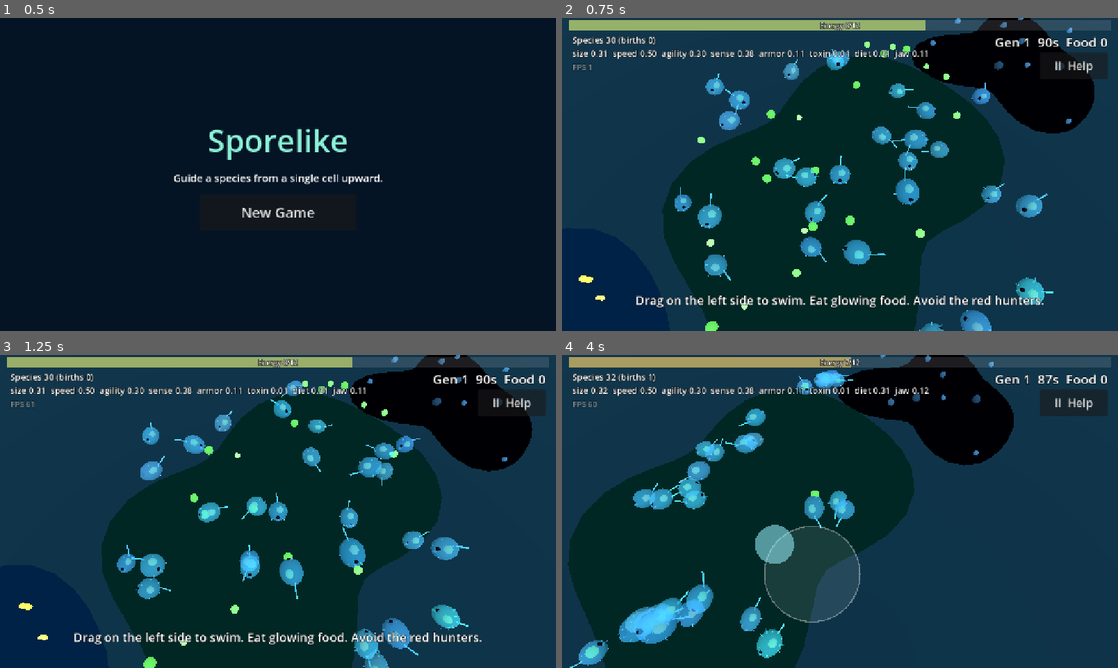
Above: before the commit, frames 1-4 (two rows, left to right).
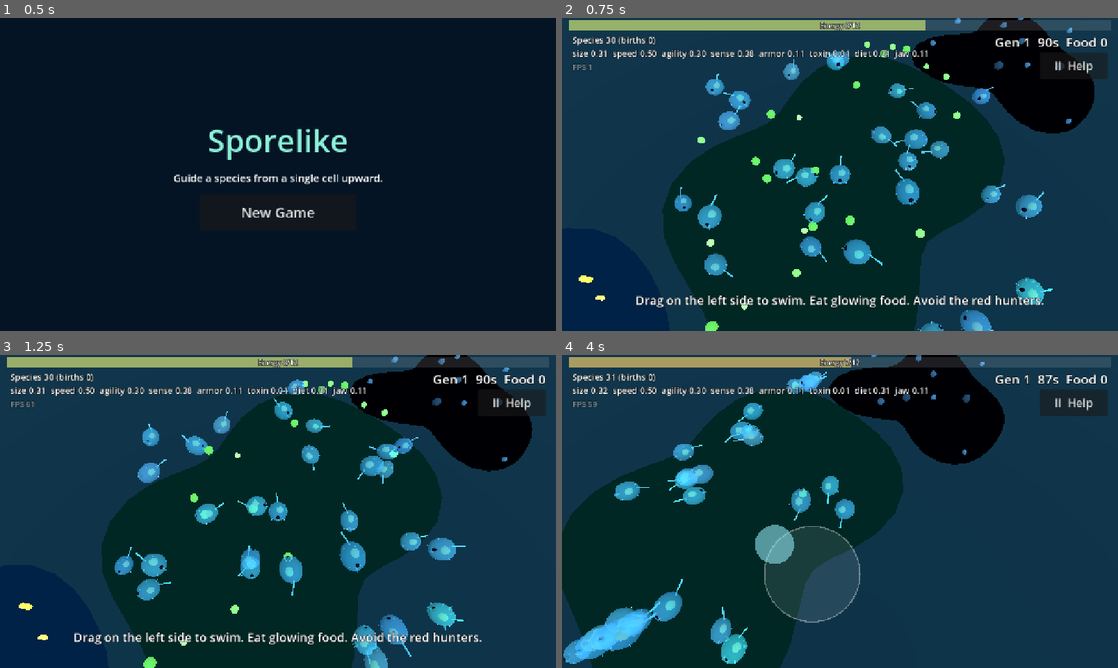
Above: after the commit, the same moments.

Repository: drag0nblad3/Sporelike-
Game: Godot game, scene res://scenes/main.tscn
Two runs of this game, one before a commit and one after it. Both use one fixed random seed, a clock stepped at 60 frames per second and the inputs below.
Inputs (mouse positions are in pixels of both pictures, inside the frame that each line leads up to):
- Up to frame 1 (0.5 s): no input
- Up to frame 2 (0.75 s): click "New Game" at 0.5 s
- Up to frame 3 (1.25 s): no input
- Up to frame 4 (4 s): move the mouse to (962, 495) at 1.27 s; hold Right (ui_right) 1.28-2 s; hold Space 1.28-2 s; click (962, 495) at 1.42 s; drag from (728, 527) to (812, 574) at 2.02 s; move the mouse to (895, 442) at 2.77 s; hold Right (ui_right) 2.78-3.5 s; hold Space 2.78-3.5 s; drag from (812, 574) to (673, 464) at 3.52 s

Frame 1 is identical in both runs. In frame 2, 0.7% of the frame differs, in the area x 20-89%, y 10-100%; in frame 3, 2.8%; in frame 4, 12%, in the area x 0-82%, y 0-100%.

Commit message:
Faster base swimming, jet boost and sticky coat upgrades
Base top speed rises from 2.5 to 3.3 (8.0 to 8.5 at max). Jet boost
(unlocked by speed) gives a short burst with a cooldown: the player taps a
Jet button (or Space), and species cells jet away from close hunters.
Sticky coat (unlocked by armor) stops darting food that comes close from
fleeing.

Co-Authored-By: Claude Opus 5.5 <noreply@anthropic.com>
Claude-Session: https://claude.ai/code/session_01LRZhwzL1ScNEsSmFRd9Hjh

Diff:
--- a/scripts/core/feature.gd
+++ b/scripts/core/feature.gd
@@ -10,6 +10,8 @@
 	"tail_bud": ["Tail bud", "Grow another tail: faster, costs more energy", "speed", 0.6, 2],
 	"fat_store": ["Fat store", "Store extra food past full", "", 0.0, 3],
 	"eye_cluster": ["Eye cluster", "Spot food from farther away", "sense", 0.6, 2],
+	"jet": ["Jet boost", "Tap Jet for a quick burst of speed", "speed", 0.5, 2],
+	"sticky_coat": ["Sticky coat", "Darting food that comes close gets stuck", "armor", 0.3, 2],
 }
 
 
--- a/scripts/core/genome.gd
+++ b/scripts/core/genome.gd
@@ -100,7 +100,7 @@
 
 ## Armor plates and a twitchy, agile body both cost top speed.
 func max_speed() -> float:
-	return lerpf(2.5, 8.0, value_of("speed")) * lerpf(1.0, 0.7, value_of("armor")) \
+	return lerpf(3.3, 8.5, value_of("speed")) * lerpf(1.0, 0.7, value_of("armor")) \
 		* lerpf(1.0, 0.85, value_of("agility")) * (1.0 + 0.12 * feature("tail_bud"))
 
 
@@ -133,7 +133,8 @@
 		+ 0.2 * value_of("agility") + 0.2 * value_of("sense") + 0.15 * value_of("armor") \
 		+ 0.35 * value_of("toxin") + 0.2 * value_of("jaw") \
 		+ 0.08 * feature("tail_bud") + 0.04 * feature("fat_store") \
-		+ 0.04 * feature("grabbing_cilia") + 0.04 * feature("eye_cluster")
+		+ 0.04 * feature("grabbing_cilia") + 0.04 * feature("eye_cluster") \
+		+ 0.04 * feature("jet") + 0.04 * feature("sticky_coat")
 	return cost * UPKEEP_RATE * lerpf(1.0, 0.7, efficiency)
 
 
--- a/scripts/creatures/organism.gd
+++ b/scripts/creatures/organism.gd
@@ -16,6 +16,10 @@
 var dormant := false
 ## Multiplier on genome upkeep; predators set it to 0.
 var upkeep_scale := 1.0
+
+## Seconds left on a jet boost, and until the next one is ready.
+var boost_time := 0.0
+var boost_cooldown := 0.0
 
 var _wander_dir := Vector2.ZERO
 var _wander_timer := 0.0
@@ -58,6 +62,16 @@
 	pass
 
 
+## Fires the jet boost if this body has one and it is ready.
+func try_boost() -> bool:
+	var level := genome.feature("jet")
+	if level <= 0 or boost_cooldown > 0.0:
+		return false
+	boost_time = 0.35
+	boost_cooldown = 4.5 - 1.5 * level
+	return true
+
+
 func eat(amount: float) -> void:
 	energy = minf(energy + amount, genome.max_energy())
 	ate.emit(amount)
@@ -92,10 +106,18 @@
 
 func _move(delta: float) -> void:
 	var top_speed := genome.max_speed()
+	var push := genome.acceleration()
+	boost_cooldown = maxf(boost_cooldown - delta, 0.0)
+	if boost_time > 0.0:
+		boost_time -= delta
+		top_speed *= 2.2
+		push *= 4.0
 	var dir := Vector3(move_input.x, 0.0, move_input.y)
 	if dir.length() > 1.0:
 		dir = dir.normalized()
-	velocity += dir * genome.acceleration() * delta
+	if boost_time > 0.0 and dir.length() < 0.1:
+		dir = velocity.normalized() if velocity.length() > 0.1 else -global_basis.z
+	velocity += dir * push * delta
 	velocity -= velocity * minf(2.5 * delta, 1.0)
 	velocity = velocity.limit_length(top_speed)
 	position += velocity * delta
--- a/scripts/creatures/species_cell.gd
+++ b/scripts/creatures/species_cell.gd
@@ -24,6 +24,8 @@
 	var threat := ecosystem.nearest_predator(me, genome.sense_range())
 	if threat and threat.wants(self):
 		move_input = (me - threat.flat_pos()).normalized()
+		if me.distance_to(threat.flat_pos()) < threat.radius() + radius() + 2.0:
+			try_boost()
 		return
 
 	_search_timer -= delta
--- a/scripts/game.gd
+++ b/scripts/game.gd
@@ -69,6 +69,7 @@
 	director.hud = hud
 	director.died.connect(_on_player_died)
 	director.ate.connect(cycle.record_food)
+	hud.jet_pressed.connect(director.boost)
 	add_child(director)
 
 	saver = GameSaver.new()
--- a/scripts/player_director.gd
+++ b/scripts/player_director.gd
@@ -49,6 +49,15 @@
 	player.move_input = input
 	camera.follow(player.position, player.radius(), delta)
 	hud.show_status(player.energy, Genome.FULL_ENERGY, player.genome.max_energy())
+	hud.show_jet(player.genome.feature("jet") > 0, player.boost_cooldown <= 0.0)
+	if Input.is_physical_key_pressed(KEY_SPACE):
+		player.try_boost()
+
+
+## Called from the HUD's Jet button.
+func boost() -> void:
+	if is_alive():
+		player.try_boost()
 
 
 func _on_player_died(_org: Organism, cause: String) -> void:
--- a/scripts/screenshot_tour.gd
+++ b/scripts/screenshot_tour.gd
@@ -20,7 +20,7 @@
 	await get_tree().create_timer(1.0).timeout
 	# Show off the branching upgrades and the stored-food bar.
 	var g := game.director.genome.copy()
-	g.features = {"tail_bud": 1, "grabbing_cilia": 1, "fat_store": 2}
+	g.features = {"tail_bud": 1, "grabbing_cilia": 1, "fat_store": 2, "jet": 1}
 	game.director.retire()
 	game.director.spawn(g, Vector2.ZERO)
 	game.director.player.energy = 17.0
--- a/scripts/ui/glossary.gd
+++ b/scripts/ui/glossary.gd
@@ -60,6 +60,9 @@
   [b]Grabbing cilia[/b] (from high agility): snatch food that is very close.
   [b]Tail bud[/b] (from high speed): grow another tail; faster, but costs more.
   [b]Eye cluster[/b] (from high sense): spot food from farther away.
+  [b]Jet boost[/b] (from speed): tap the Jet button for a quick burst. Cells \
+of your species jet away from hunters on their own.
+  [b]Sticky coat[/b] (from armor): darting food that comes close gets stuck.
   [b]Fat store[/b] (any time): keep eating past full. Stored food shows as a \
 gold bar over the energy bar and is burned once the stomach runs low.
 [b]Hard times[/b]: after a bad generation (your species shrank a lot, or you \
--- a/scripts/ui/hud.gd
+++ b/scripts/ui/hud.gd
@@ -3,10 +3,13 @@
 ## On-screen text, the touch joystick, and the pause button with its menu.
 ## The population screen is added as a child by Game.
 
+signal jet_pressed
+
 var joystick: VirtualJoystick
 var pause_menu: PauseMenu
 
 var _energy: EnergyBar
+var _jet: Button
 var _generation: Label
 var _species: Label
 var _debug: Label
@@ -45,6 +48,17 @@
 	pause.offset_top = 80.0
 	pause.offset_bottom = 140.0
 	add_child(pause)
+	_jet = Button.new()
+	_jet.text = "Jet"
+	_jet.add_theme_font_size_override("font_size", 32)
+	_jet.set_anchors_and_offsets_preset(Control.PRESET_BOTTOM_RIGHT)
+	_jet.offset_left = -190.0
+	_jet.offset_top = -190.0
+	_jet.offset_right = -40.0
+	_jet.offset_bottom = -40.0
+	_jet.visible = false
+	_jet.pressed.connect(func() -> void: jet_pressed.emit())
+	add_child(_jet)
 	pause_menu = PauseMenu.new()
 	add_child(pause_menu)
 	pause.pressed.connect(pause_menu.open)
@@ -69,6 +83,12 @@
 	for t in Genome.TRAITS:
 		parts.append("%s %.2f" % [t, averages[t]])
 	_species.text = "Species %d (births %d)\n%s" % [population, births, "  ".join(parts)]
+
+
+## Shows the Jet button when the body has a jet; dims it while recharging.
+func show_jet(has_jet: bool, ready: bool) -> void:
+	_jet.visible = has_jet
+	_jet.modulate.a = 1.0 if ready else 0.4
 
 
 func set_hint_visible(visible_now: bool) -> void:
--- a/scripts/world/ecosystem.gd
+++ b/scripts/world/ecosystem.gd
@@ -51,11 +51,9 @@
 func _physics_process(delta: float) -> void:
 	food.refresh()
 	var prey := prey_list()
-	var movers: Array[Vector2] = []
 	for org in prey:
 		_feed(org, delta)
-		movers.append(org.flat_pos())
-	food.startle_near(movers)
+	food.startle_near(prey)
 	_hunt(prey)
 	_reproduce()
 
--- a/scripts/world/food_field.gd
+++ b/scripts/world/food_field.gd
@@ -63,12 +63,21 @@
 	_grid.rebuild(get_children())
 
 
-## Darting food flees from any of these positions that come close.
-func startle_near(threats: Array[Vector2]) -> void:
-	for t in threats:
+## Darting food flees from any of these organisms that come close, unless
+## one has a sticky coat and the food is within its sticky reach: then the
+## food is stuck where it is.
+func startle_near(movers: Array[Organism]) -> void:
+	for org in movers:
+		var t := org.flat_pos()
+		var sticky := org.genome.feature("sticky_coat")
+		var stick_reach := org.radius() + 0.8 * sticky
 		for item in _grid.near(t, STARTLE_RANGE):
-			if item.flee_speed > 0.0 and \
-					item.flat_pos().distance_squared_to(t) < STARTLE_RANGE * STARTLE_RANGE:
+			if item.flee_speed <= 0.0:
+				continue
+			var d := item.flat_pos().distance_to(t)
+			if sticky > 0 and d < stick_reach:
+				item.velocity = Vector2.ZERO
+			elif d < STARTLE_RANGE:
 				item.startle(t)
 
 
